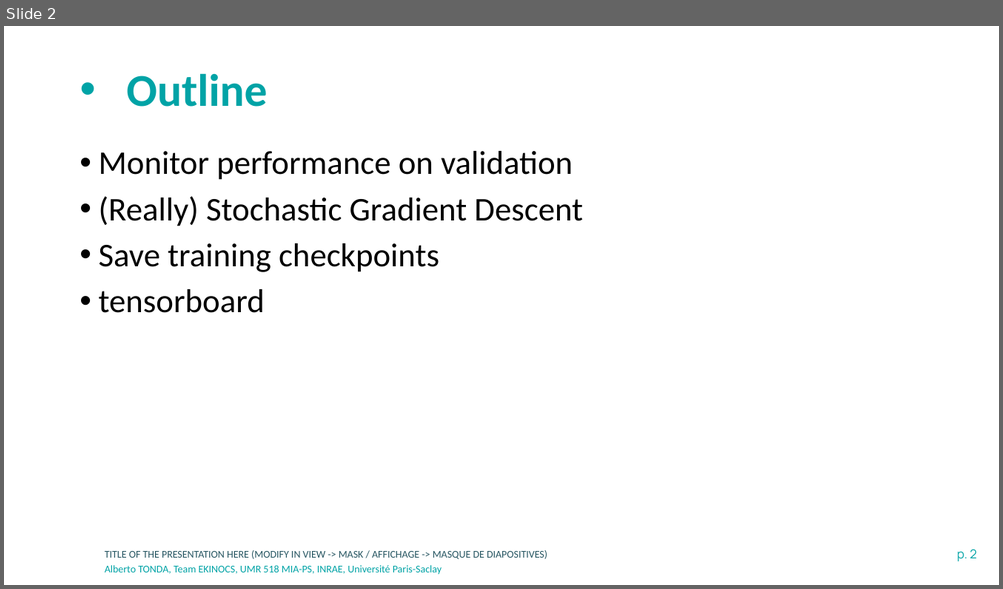
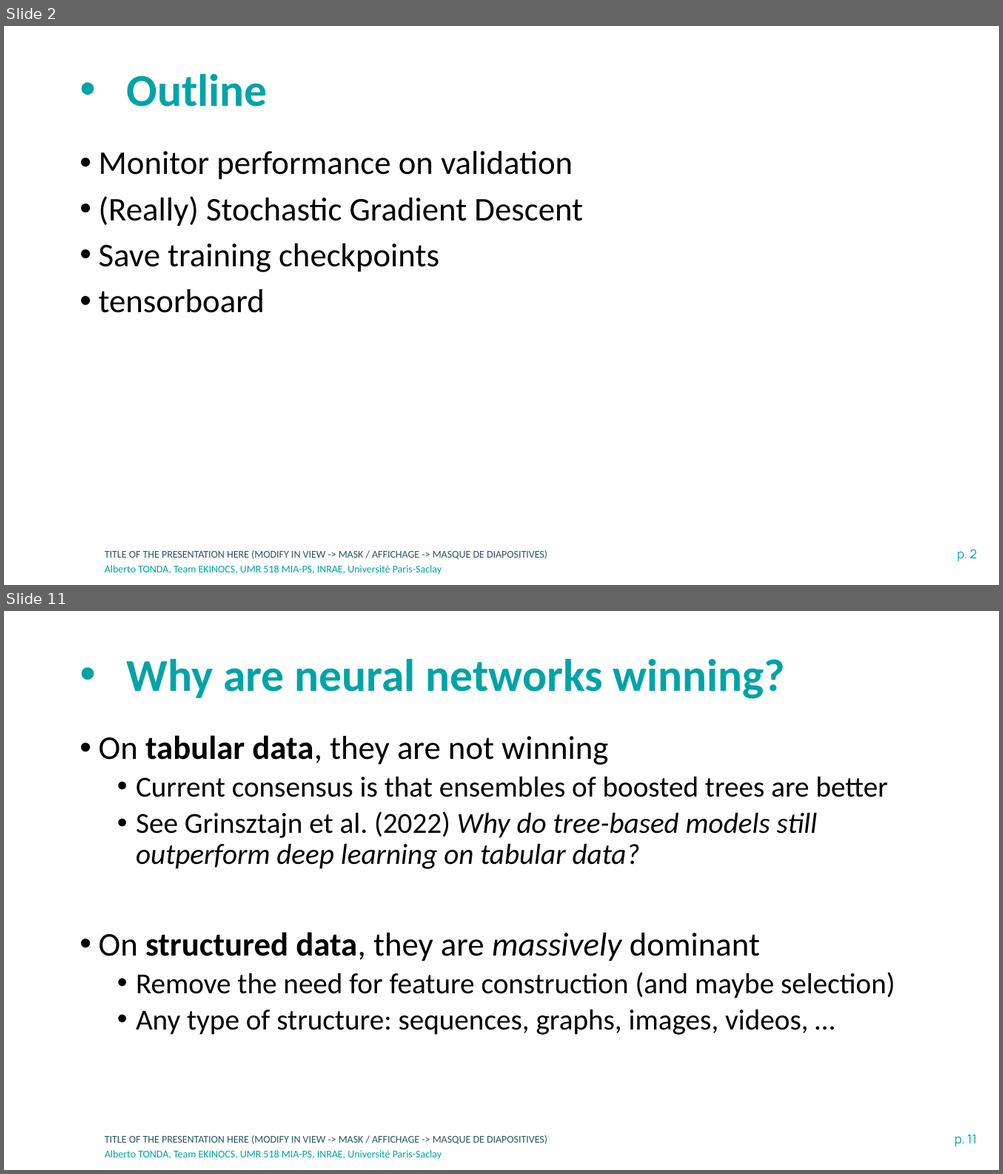
Before and after one commit to albertotonda/teaching, a slide deck: deep-learning-in-practice-with-pytorch/1-intermediate-pytorch.pptx. Shown one above the other, each under a label of ours: slide 2 before the commit, slides 2 and 11 after it; the slides between them are not shown. The pictures are 1003x589 and 1003x1174 pixels, drawn with LibreOffice and Linux fonts; fonts in the diff are those of the drawing; background and template pictures are left out. Boxes give left, top, right and bottom in pixels: in the first picture for what was removed or moved away, otherwise in the second. Text is boxed around its words. In the diff, an @@ line names an element or a change of style, - is before the commit and + after.

```diff
--- a/deep-learning-in-practice-with-pytorch/1-intermediate-pytorch.pptx
+++ b/deep-learning-in-practice-with-pytorch/1-intermediate-pytorch.pptx
@@ slide 11 added at [4,611,999,1170], background #FFFFFF; not listed: 3 template elements that a slide beside it also shows @@
@@ title added at [126,658,785,699], 44 pt, text #00A3A6, bold @@
+• Why are neural networks winning?
@@ text added at [99,735,895,1035], 28 pt, text #000000 @@
+• On tabular data, they are not winning
+  • Current consensus is that ensembles of boosted trees are better
+  • See Grinsztajn et al. (2022) Why do tree-based models still outperform deep learning on tabular data?
+• On structured data, they are massively dominant
+  • Remove the need for feature construction (and maybe selection)
+  • Any type of structure: sequences, graphs, images, videos, …
```
Also in this commit, not shown: 17 other slides added, 3 other files.
